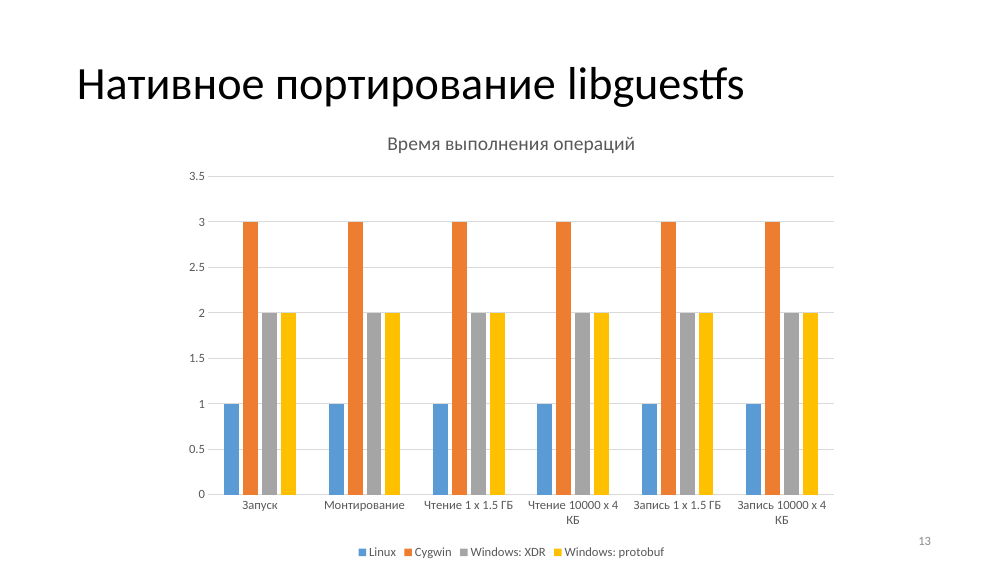
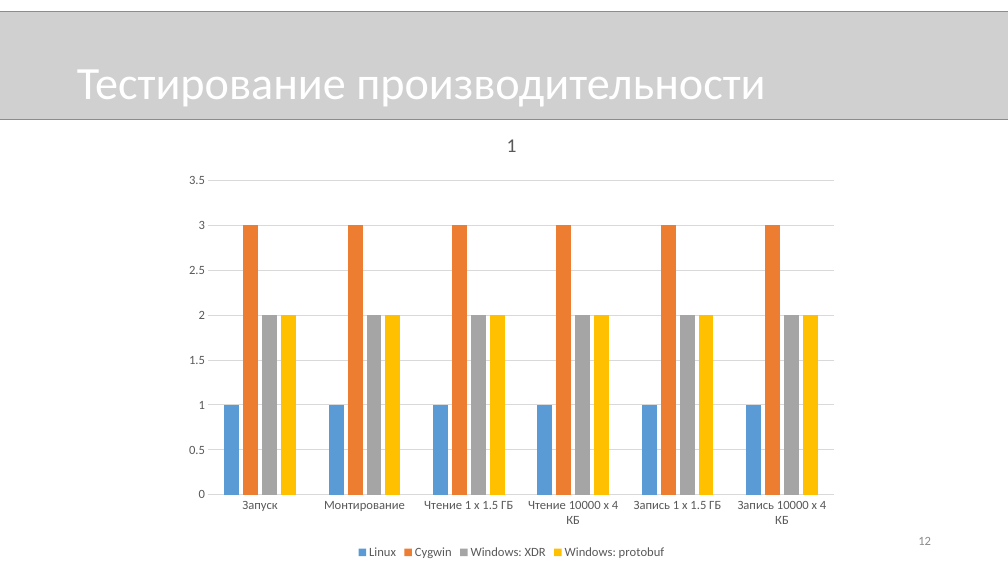
Before and after one commit to novokrest/master-thesis, a slide deck: slide 12 of presentation.pptx (slide 13 before the commit). Drawn at 1008x567 pixels with LibreOffice and Linux fonts; fonts in the diff are those of the drawing; grey boxes stand for pictures. Boxes give left, top, right and bottom in pixels: in the first picture for what was removed or moved away, otherwise in the second. Text is boxed around its words. In the diff, an @@ line names an element or a change of style, - is before the commit and + after.

```diff
--- a/presentation.pptx
+++ b/presentation.pptx
@@ picture added at (0, 11, 1008, 119) @@
@@ title at (77, 70, 765, 106): text changed; text colour #000000 to #FFFFFF @@
-Нативное портирование libguestfs
+Тестирование производительности
@@ column chart at (175, 115, 848, 563) @@
@@ title "Время выполнения операций " to "1 " @@
```
Also in this commit, not shown: 6 other slides changed, 2 slides added, 3 slides removed, 1 other file.
